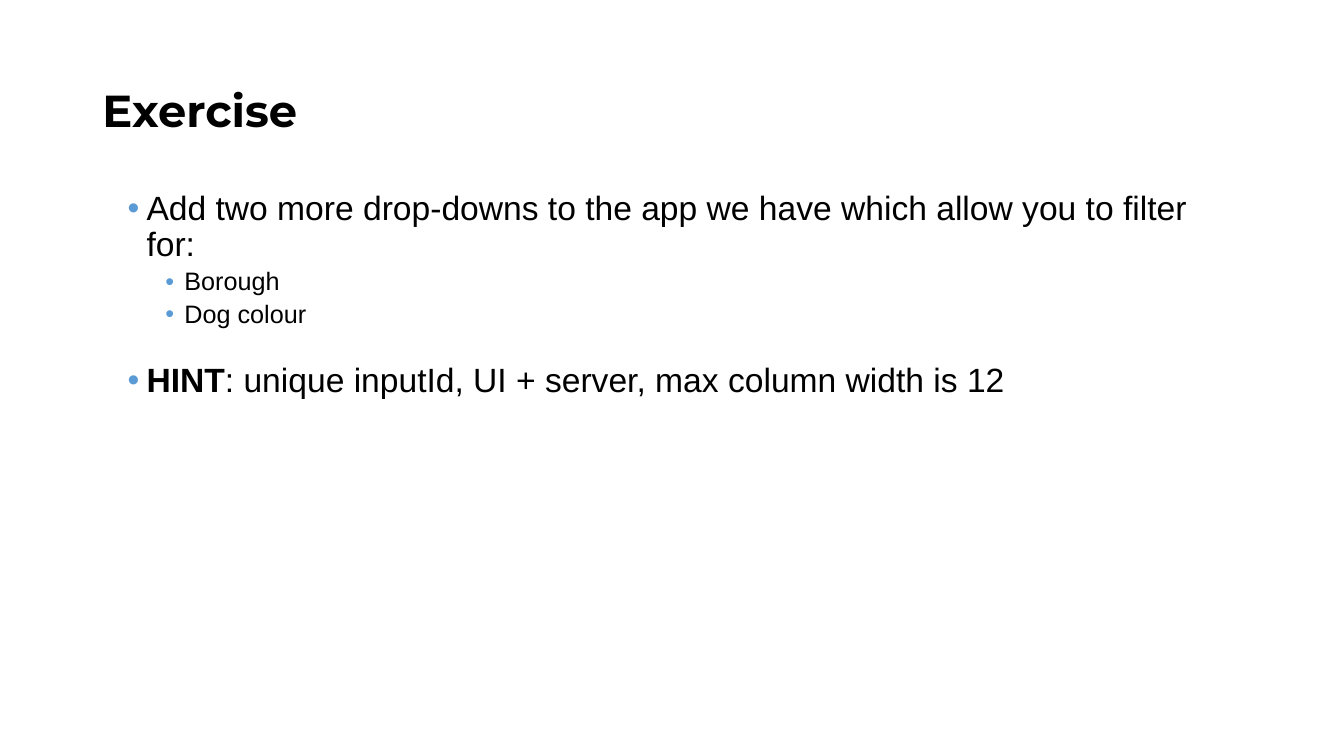
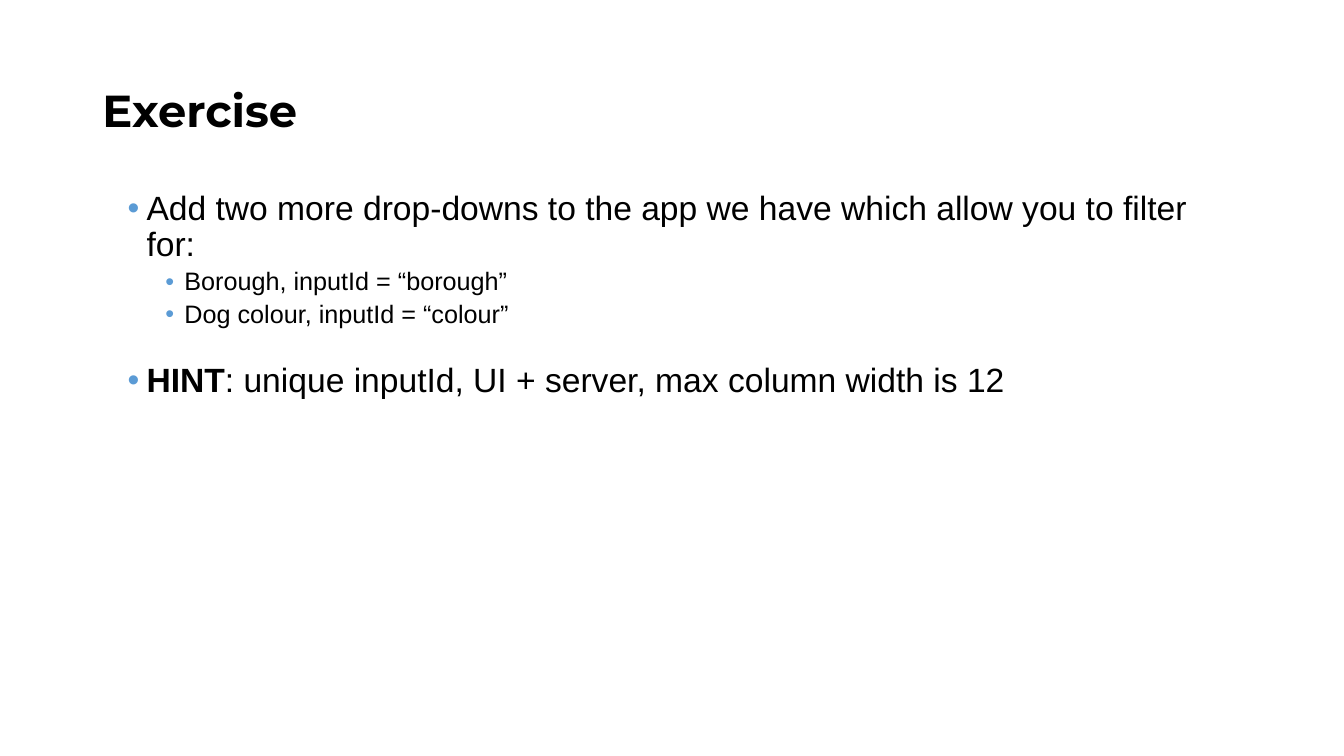
Before and after one commit to Public-Health-Scotland/learn-shiny, a slide deck: slide 25 of Day 1/slides/Shiny_Day_1.pptx. Drawn at 1344x756 pixels with LibreOffice and Linux fonts; fonts in the diff are those of the drawing; background and template pictures are left out. Boxes give left, top, right and bottom in pixels: in the first picture for what was removed or moved away, otherwise in the second. Text is boxed around its words. In the diff, an @@ line names an element or a change of style, - is before the commit and + after.

```diff
--- a/Day 1/slides/Shiny_Day_1.pptx
+++ b/Day 1/slides/Shiny_Day_1.pptx
@@ text at (184,271,508,329): text changed @@
-  • Borough
-  • Dog colour
+  • Borough, inputId = “borough”
+  • Dog colour, inputId = “colour”
```
Also in this commit, not shown: 8 other slides changed, 1 other file.
